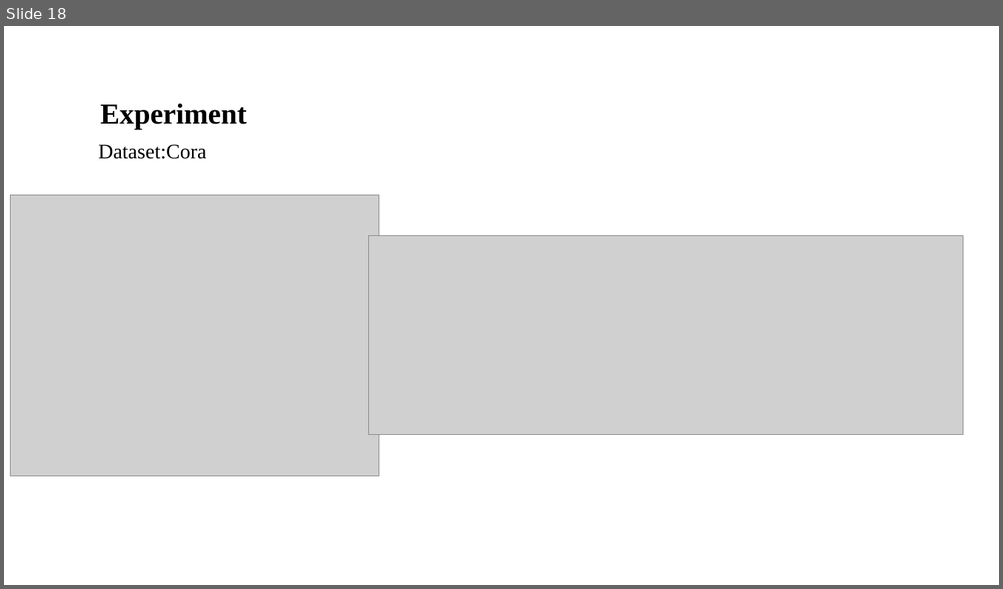
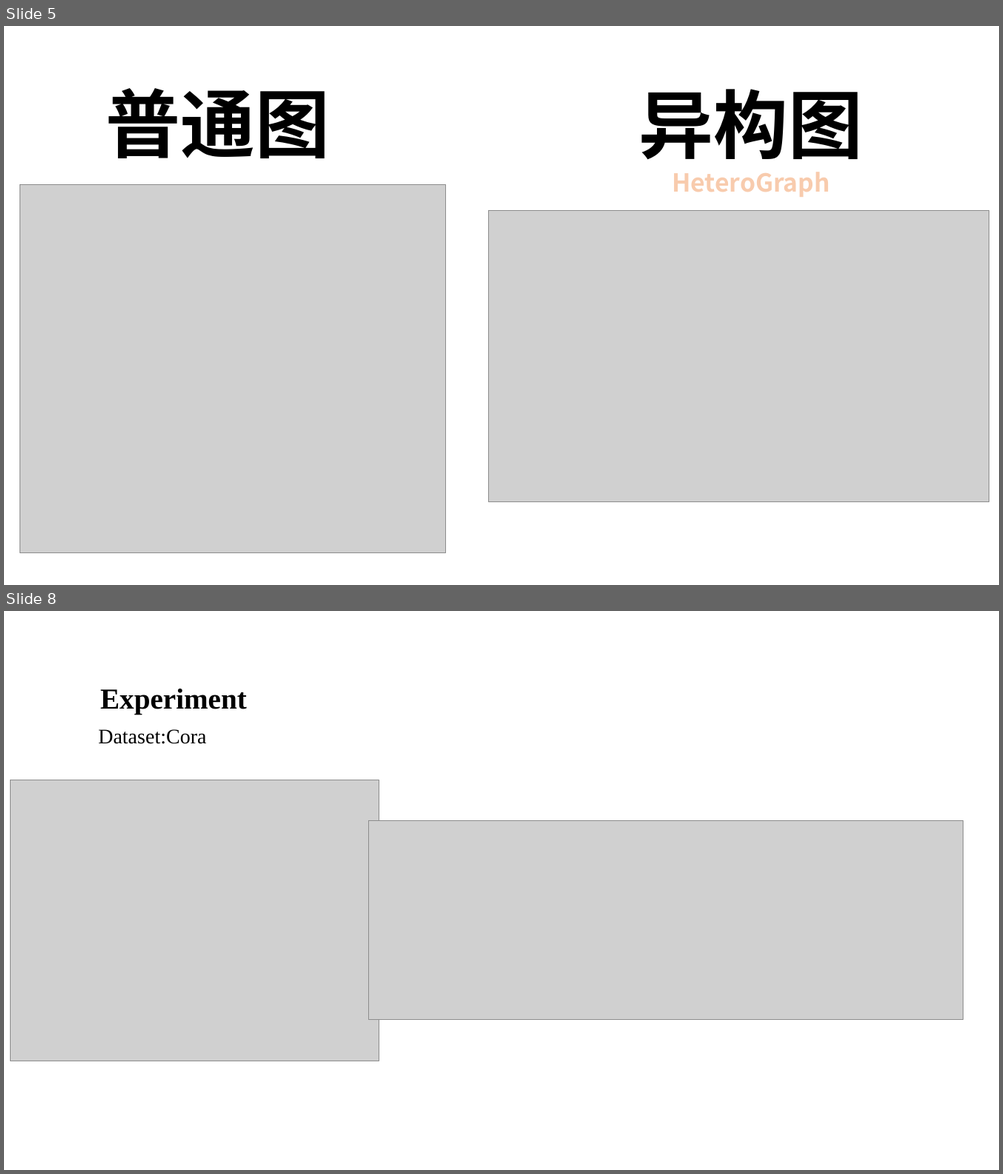
Before and after one commit to lcwLcw123/STUDY, a slide deck: 图神经网络调研.pptx. Shown one above the other, each under a label of ours: slide 18 before the commit, slides 5 and 8 after it; the slides between them are not shown. The pictures are 1003x589 and 1003x1174 pixels, drawn with LibreOffice and Linux fonts; fonts in the diff are those of the drawing; grey boxes stand for pictures. Boxes give left, top, right and bottom in pixels: in the first picture for what was removed or moved away, otherwise in the second. Text is boxed around its words. In the diff, an @@ line names an element or a change of style, - is before the commit and + after.

```diff
--- a/图神经网络调研.pptx
+++ b/图神经网络调研.pptx
@@ slide 5 added at box(4, 26, 999, 585), background #FFFFFF @@
@@ text added at box(106, 88, 330, 158), 72 pt, text #000000, bold @@
+普通图
@@ text added at box(639, 89, 862, 197), 24 pt, text #F8CBAD, bold @@
+异构图
+HeteroGraph
@@ picture added at box(20, 185, 446, 554) @@
@@ picture added at box(488, 211, 988, 503) @@
@@ what was slide 18 is now slide 8 @@
```
Also in this commit, not shown: 2 slides changed, 9 other slides added, 2 other files.
